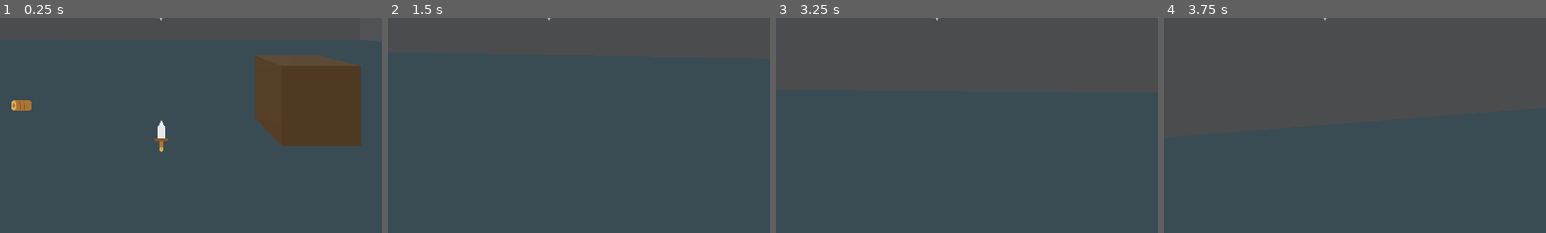
Above: before the commit, frames 1-4 (left to right).
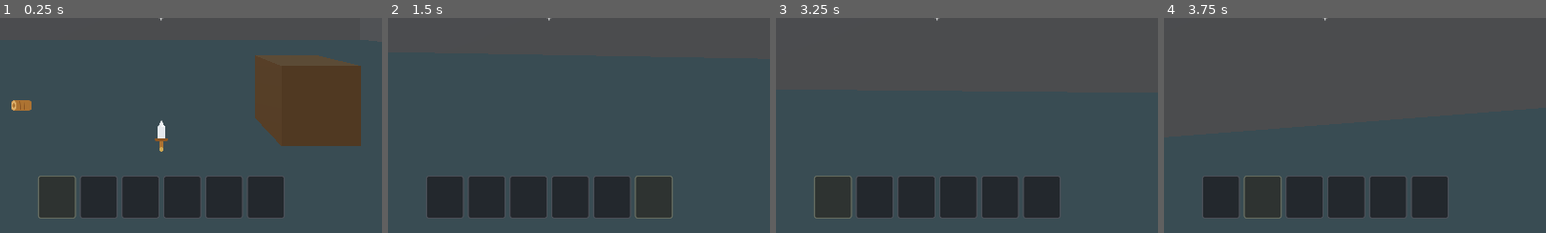
Above: after the commit, the same moments.

Repository: RosierKirill/QuietPlaceGame
Game: Godot game, scene res://world/test_room.tscn
Two runs of this game, one before a commit and one after it. Both use one fixed random seed, a clock stepped at 60 frames per second and the inputs below.
Inputs (mouse positions are % of the whole screen's width and height, from its top left):
- Up to frame 1 (0.25 s): no input
- Up to frame 2 (1.5 s): tap Enter at 0.5 s; move the mouse to (55, 50) at 0.52 s; hold Mouse wheel down (hotbar_next, bound only after the commit) 0.53-1.28 s; hold W (move_forward) from 0.53 s (still down); tap Space (jump) at 0.77 s; tap Mouse wheel up (hotbar_previous, bound only after the commi… at 0.8, 1.35 s; move the mouse to (45, 50) at 1.27 s
- Up to frame 3 (3.25 s): keep holding W (move_forward); tap Space (jump) at 1.52, 3.02 s; tap Mouse wheel down (hotbar_next, bound only after the commit) at 1.55, 3.05 s; move the mouse to (52, 48) at 2.02 s; hold E (interact) 2.03-2.78 s; tap Mouse wheel up (hotbar_previous, bound only after the commi… at 2.3 s; move the mouse to (49, 52) at 2.77 s; tap Shift (sprint) at 2.85 s
- Up to frame 4 (3.75 s): keep holding W (move_forward); move the mouse to (57, 51) at 3.52 s; hold Mouse wheel down (hotbar_next, bound only after the commit) from 3.53 s (still down)
The pictures show only the part of the screen within x 29-79%, y 50-100%; the shares and areas given below are measured in that part.

The runs differ from the first frame. In frame 1, 11% of the frame differs, in the area x 10-75%, y 73-94%; in frame 2, 11%; in frame 3, 11%; in frame 4, 11%.

Commit message:
feat: ajoute la barre rapide sélectionnable
La hotbar affiche les six premiers emplacements de l'inventaire, en réutilisant
le même emplacement d'interface que la grille : le glisser-déposer y fonctionne
donc à l'identique. Sélection aux touches 1 à 6 ou à la molette, emplacement
actif mis en évidence, et signal selection_changed sur lequel l'équipement de la
dague viendra se brancher.

Ajoute les actions hotbar_1 à hotbar_6, hotbar_next et hotbar_previous.

GAME-307

Diff:
--- a/project.godot
+++ b/project.godot
@@ -73,3 +73,43 @@
 "events": [Object(InputEventMouseButton,"resource_local_to_scene":false,"resource_name":"","device":-1,"window_id":0,"a …(253 unchanged characters)…
 ]
 }
+hotbar_1={
+"deadzone": 0.5,
+"events": [Object(InputEventKey,"resource_local_to_scene":false,"resource_name":"","device":-1,"window_id":0,"alt_pressed":false,"shift_pressed":false,"ctrl_pressed":false,"meta_pressed":false,"pressed":false,"keycode":0,"physical_keycode":49,"key_label":0,"unicode":0,"location":0,"echo":false,"script":null)
+]
+}
+hotbar_2={
+"deadzone": 0.5,
+"events": [Object(InputEventKey,"resource_local_to_scene":false,"resource_name":"","device":-1,"window_id":0,"alt_pressed":false,"shift_pressed":false,"ctrl_pressed":false,"meta_pressed":false,"pressed":false,"keycode":0,"physical_keycode":50,"key_label":0,"unicode":0,"location":0,"echo":false,"script":null)
+]
+}
+hotbar_3={
+"deadzone": 0.5,
+"events": [Object(InputEventKey,"resource_local_to_scene":false,"resource_name":"","device":-1,"window_id":0,"alt_pressed":false,"shift_pressed":false,"ctrl_pressed":false,"meta_pressed":false,"pressed":false,"keycode":0,"physical_keycode":51,"key_label":0,"unicode":0,"location":0,"echo":false,"script":null)
+]
+}
+hotbar_4={
+"deadzone": 0.5,
+"events": [Object(InputEventKey,"resource_local_to_scene":false,"resource_name":"","device":-1,"window_id":0,"alt_pressed":false,"shift_pressed":false,"ctrl_pressed":false,"meta_pressed":false,"pressed":false,"keycode":0,"physical_keycode":52,"key_label":0,"unicode":0,"location":0,"echo":false,"script":null)
+]
+}
+hotbar_5={
+"deadzone": 0.5,
+"events": [Object(InputEventKey,"resource_local_to_scene":false,"resource_name":"","device":-1,"window_id":0,"alt_pressed":false,"shift_pressed":false,"ctrl_pressed":false,"meta_pressed":false,"pressed":false,"keycode":0,"physical_keycode":53,"key_label":0,"unicode":0,"location":0,"echo":false,"script":null)
+]
+}
+hotbar_6={
+"deadzone": 0.5,
+"events": [Object(InputEventKey,"resource_local_to_scene":false,"resource_name":"","device":-1,"window_id":0,"alt_pressed":false,"shift_pressed":false,"ctrl_pressed":false,"meta_pressed":false,"pressed":false,"keycode":0,"physical_keycode":54,"key_label":0,"unicode":0,"location":0,"echo":false,"script":null)
+]
+}
+hotbar_previous={
+"deadzone": 0.5,
+"events": [Object(InputEventMouseButton,"resource_local_to_scene":false,"resource_name":"","device":-1,"window_id":0,"alt_pressed":false,"shift_pressed":false,"ctrl_pressed":false,"meta_pressed":false,"button_mask":0,"position":Vector2(0, 0),"global_position":Vector2(0, 0),"factor":1.0,"button_index":4,"canceled":false,"pressed":false,"double_click":false,"script":null)
+]
+}
+hotbar_next={
+"deadzone": 0.5,
+"events": [Object(InputEventMouseButton,"resource_local_to_scene":false,"resource_name":"","device":-1,"window_id":0,"alt_pressed":false,"shift_pressed":false,"ctrl_pressed":false,"meta_pressed":false,"button_mask":0,"position":Vector2(0, 0),"global_position":Vector2(0, 0),"factor":1.0,"button_index":5,"canceled":false,"pressed":false,"double_click":false,"script":null)
+]
+}
--- a/ui/hud.tscn
+++ b/ui/hud.tscn
@@ -1,7 +1,8 @@
-[gd_scene load_steps=5 format=3]
+[gd_scene load_steps=6 format=3]
 
 [ext_resource type="Script" path="res://ui/hud.gd" id="1_hud"]
 [ext_resource type="PackedScene" path="res://ui/inventory/inventory_panel.tscn" id="2_inventory"]
+[ext_resource type="PackedScene" path="res://ui/inventory/hotbar.tscn" id="3_hotbar"]
 
 [sub_resource type="StyleBoxFlat" id="StyleBoxFlat_health"]
 bg_color = Color(0.74, 0.19, 0.19, 1)
@@ -79,3 +80,6 @@
 
 [node name="InventoryPanel" parent="." instance=ExtResource("2_inventory")]
 inventory_path = NodePath("../../Inventory")
+
+[node name="Hotbar" parent="." instance=ExtResource("3_hotbar")]
+inventory_path = NodePath("../../Inventory")
--- /dev/null
+++ b/ui/inventory/hotbar.gd
@@ -0,0 +1,100 @@
+class_name Hotbar
+extends Control
+
+## Barre rapide : les premiers emplacements de l'inventaire, toujours visibles.
+##
+## Réutilise le même [ItemSlotUI] que la grille d'inventaire, donc le
+## glisser-déposer y fonctionne de la même façon. La sélection se fait aux
+## touches 1 à 6 ou à la molette.
+
+const SLOT_SCENE: PackedScene = preload("res://ui/inventory/item_slot_ui.tscn")
+
+## Émis quand l'emplacement actif change.
+signal selection_changed(index: int, stack: ItemStack)
+
+## Chemin vers le composant [Inventory] dont on affiche les premiers emplacements.
+@export var inventory_path: NodePath
+## Nombre d'emplacements affichés dans la barre.
+@export var slot_count: int = 6
+
+@onready var _row: HBoxContainer = $Row
+
+var _inventory: Inventory
+var _slot_uis: Array[ItemSlotUI] = []
+var _selected_index: int = 0
+
+
+func _ready() -> void:
+	_inventory = get_node_or_null(inventory_path) as Inventory
+	if _inventory == null:
+		push_warning("Hotbar : aucun Inventory trouvé à '%s'." % inventory_path)
+		return
+
+	_build_slots()
+	_inventory.changed.connect(_refresh)
+	_refresh()
+	_apply_selection()
+
+
+func _unhandled_input(event: InputEvent) -> void:
+	if UiState.is_any_open():
+		return
+
+	for index in slot_count:
+		if event.is_action_pressed("hotbar_%d" % (index + 1)):
+			select(index)
+			return
+
+	if event.is_action_pressed("hotbar_next"):
+		select(wrapi(_selected_index + 1, 0, _slot_uis.size()))
+	elif event.is_action_pressed("hotbar_previous"):
+		select(wrapi(_selected_index - 1, 0, _slot_uis.size()))
+
+
+## Sélectionne l'emplacement [param index] de la barre.
+func select(index: int) -> void:
+	if index < 0 or index >= _slot_uis.size() or index == _selected_index:
+		return
+
+	_selected_index = index
+	_apply_selection()
+
+
+## Pile actuellement sélectionnée, ou null.
+func get_selected_stack() -> ItemStack:
+	if _inventory == null or _selected_index >= _inventory.slots.size():
+		return null
+	return _inventory.slots[_selected_index]
+
+
+func _build_slots() -> void:
+	for child in _row.get_children():
+		child.queue_free()
+	_slot_uis.clear()
+
+	var count := mini(slot_count, _inventory.slots.size())
+	for index in count:
+		var slot_ui := SLOT_SCENE.instantiate() as ItemSlotUI
+		slot_ui.slot_index = index
+		slot_ui.drop_requested.connect(_on_drop_requested)
+		_row.add_child(slot_ui)
+		_slot_uis.append(slot_ui)
+
+
+func _refresh() -> void:
+	for index in _slot_uis.size():
+		_slot_uis[index].display(_inventory.slots[index])
+
+	# Le contenu de l'emplacement actif a pu changer sous nos pieds.
+	selection_changed.emit(_selected_index, get_selected_stack())
+
+
+func _apply_selection() -> void:
+	for index in _slot_uis.size():
+		_slot_uis[index].set_selected(index == _selected_index)
+
+	selection_changed.emit(_selected_index, get_selected_stack())
+
+
+func _on_drop_requested(from_index: int, to_index: int) -> void:
+	_inventory.move_slot(from_index, to_index)
--- /dev/null
+++ b/ui/inventory/hotbar.tscn
@@ -0,0 +1,27 @@
+[gd_scene load_steps=2 format=3]
+
+[ext_resource type="Script" path="res://ui/inventory/hotbar.gd" id="1_hotbar"]
+
+[node name="Hotbar" type="Control"]
+anchors_preset = 7
+anchor_left = 0.5
+anchor_top = 1.0
+anchor_right = 0.5
+anchor_bottom = 1.0
+offset_left = -216.0
+offset_top = -96.0
+offset_right = 216.0
+offset_bottom = -24.0
+grow_horizontal = 2
+grow_vertical = 0
+mouse_filter = 2
+script = ExtResource("1_hotbar")
+
+[node name="Row" type="HBoxContainer" parent="."]
+anchors_preset = 15
+anchor_right = 1.0
+anchor_bottom = 1.0
+grow_horizontal = 2
+grow_vertical = 2
+alignment = 1
+theme_override_constants/separation = 6
--- a/ui/inventory/item_slot_ui.gd
+++ b/ui/inventory/item_slot_ui.gd
@@ -37,6 +37,11 @@
 	tooltip_text = "%s\n%s" % [stack.item.display_name, stack.item.description]
 
 
+## Met en évidence l'emplacement quand il est celui sélectionné dans la hotbar.
+func set_selected(selected: bool) -> void:
+	modulate = Color(1.35, 1.35, 1.1) if selected else Color.WHITE
+
+
 func _gui_input(event: InputEvent) -> void:
 	if event is InputEventMouseButton:
 		var mouse_event := event as InputEventMouseButton
